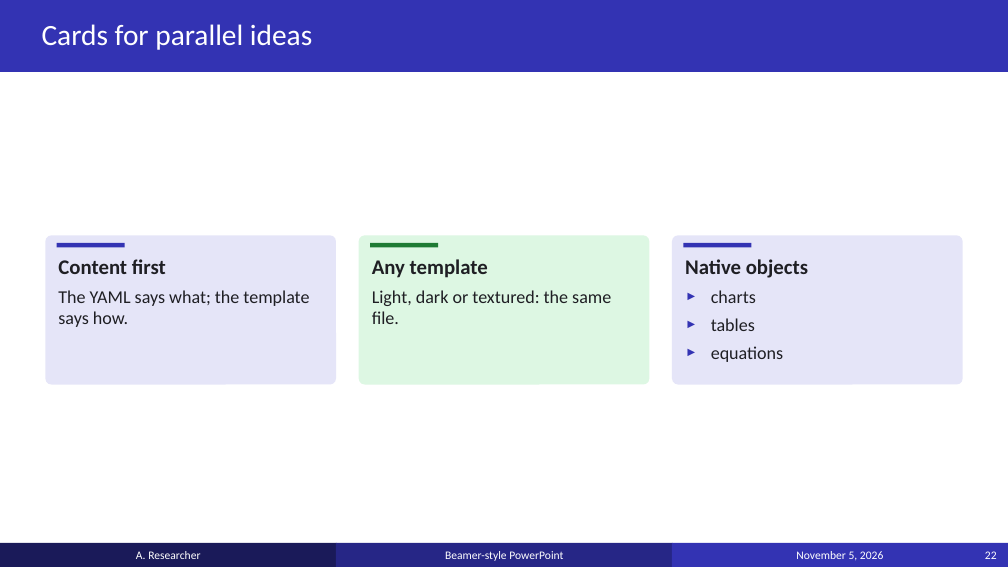
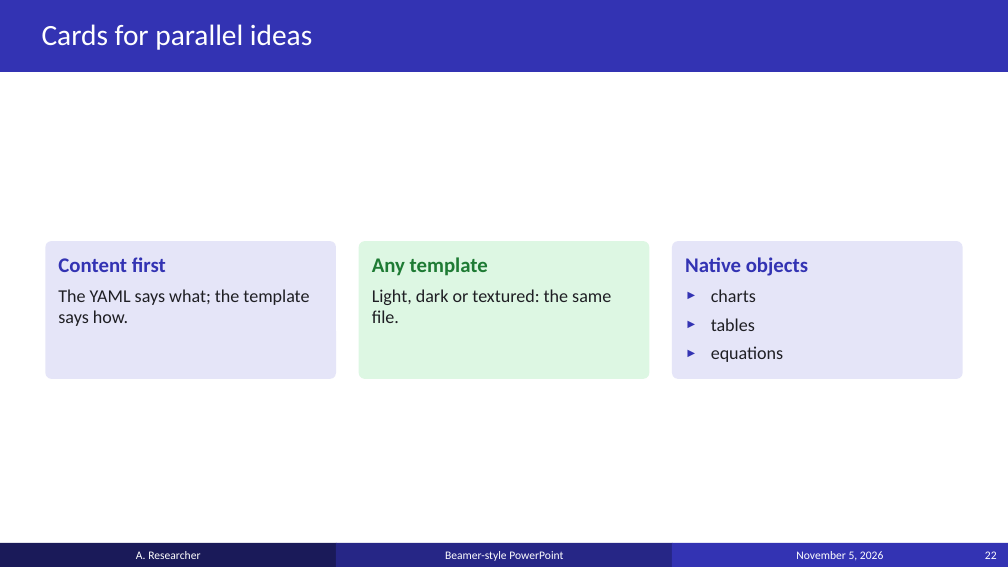
Before and after one commit to anoted/ppt-templated, a slide deck: slide 22 of examples/example_deck.pptx. Drawn at 1008x567 pixels with LibreOffice and Linux fonts; fonts in the diff are those of the drawing. Boxes give left, top, right and bottom in pixels: in the first picture for what was removed or moved away, otherwise in the second. Text is boxed around its words. In the diff, an @@ line names an element or a change of style, - is before the commit and + after.

```diff
--- a/examples/example_deck.pptx
+++ b/examples/example_deck.pptx
@@ rounded rectangle "Content first": place and size @@
-rounded rectangle "Content first" at <box>45,235,336,384</box>
+rounded rectangle "Content first" at <box>45,241,336,379</box>
@@ rounded rectangle "Content first" at <box>45,241,336,379</box>: text colour #1F1F24 to #3333B3 in "Content first"; proportions changed @@
@@ rectangle removed at <box>57,243,125,247</box> @@
@@ rounded rectangle "Any template": place and size @@
-rounded rectangle "Any template" at <box>358,235,649,384</box>
+rounded rectangle "Any template" at <box>358,241,649,379</box>
@@ rounded rectangle "Any template" at <box>358,241,649,379</box>: text colour #1F1F24 to #1E7B34 in "Any template"; proportions changed @@
@@ rectangle removed at <box>370,243,438,247</box> @@
@@ rounded rectangle "Native objects": place and size @@
-rounded rectangle "Native objects" at <box>672,235,963,384</box>
+rounded rectangle "Native objects" at <box>672,241,963,379</box>
@@ rounded rectangle "Native objects" at <box>672,241,963,379</box>: text colour #1F1F24 to #3333B3 in "Native objects"; proportions changed @@
@@ rectangle removed at <box>684,243,752,247</box> @@
```
Also in this commit, not shown: 7 other slides changed, 25 other files.
